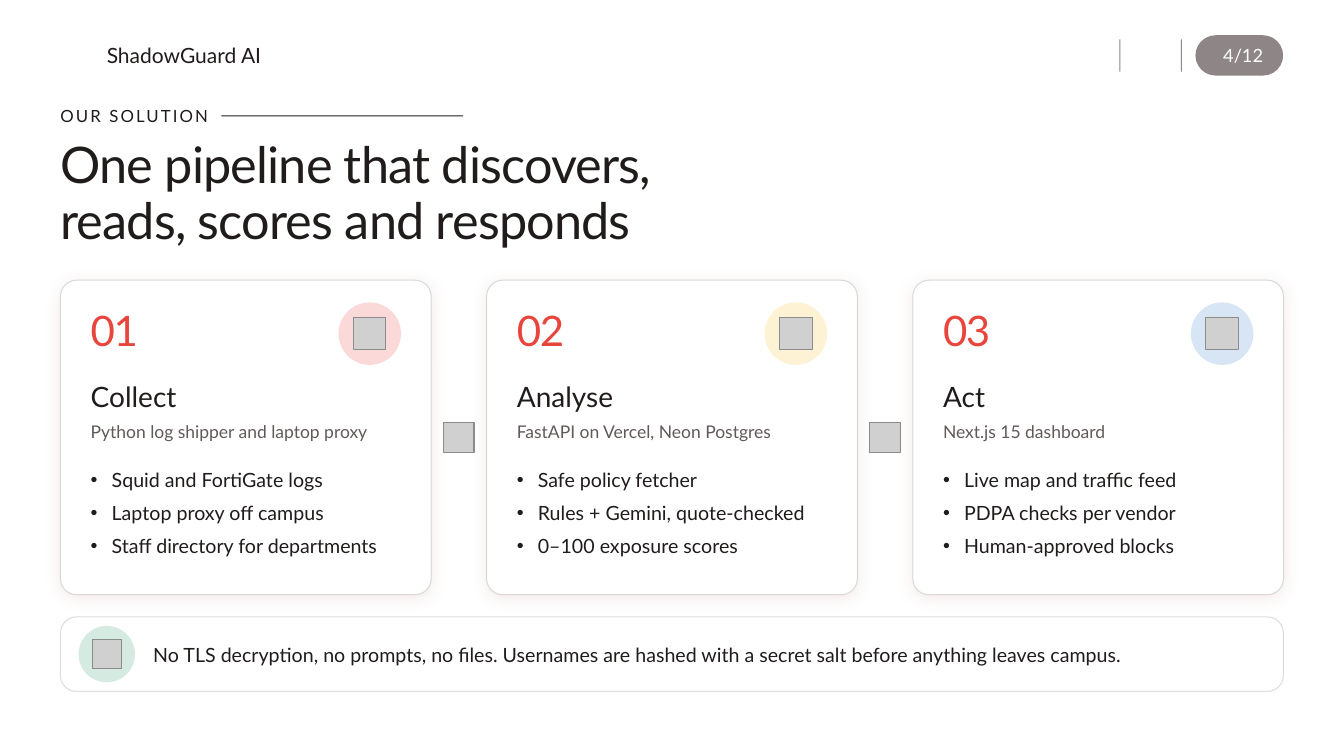
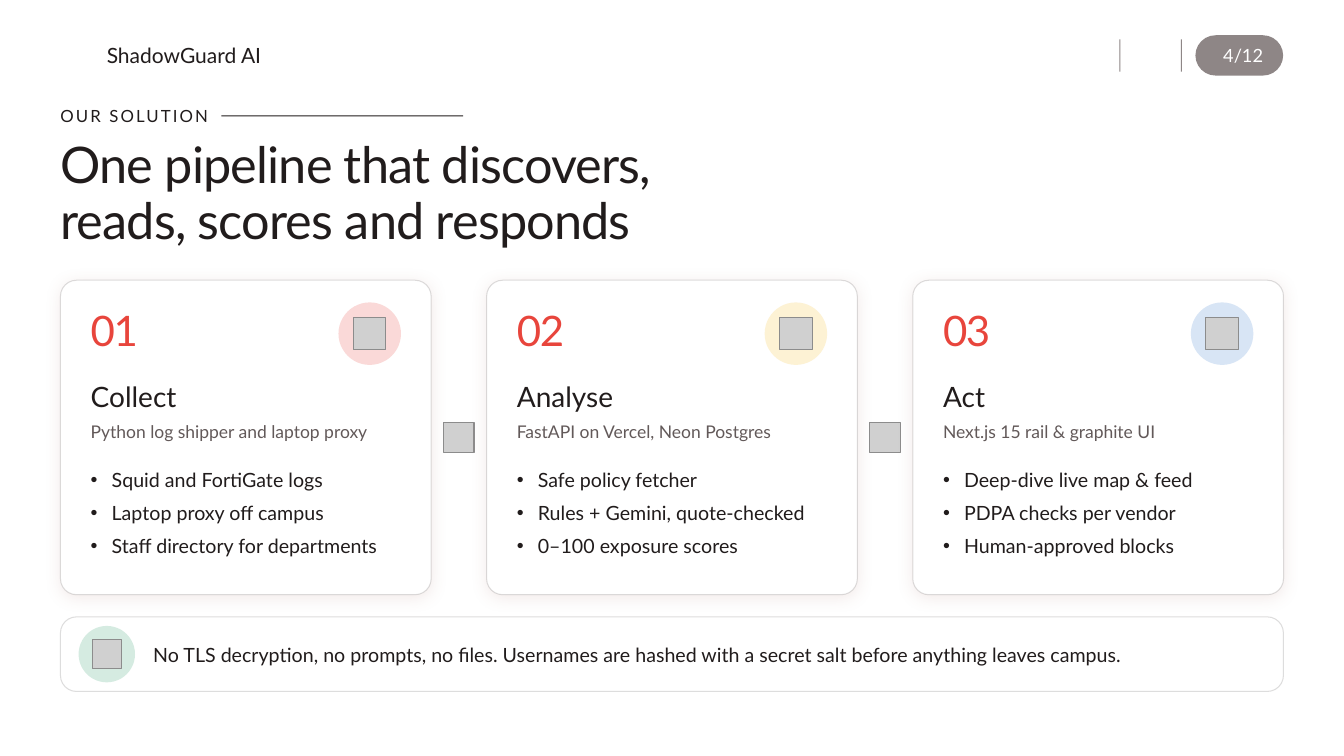
Before and after one commit to B0mb0cl4t5/shadowguard-ai, a slide deck: slide 4 of docs/ShadowGuard_Overview.pptx. Drawn at 1344x756 pixels with LibreOffice and Linux fonts; fonts in the diff are those of the drawing; grey boxes stand for pictures; background and template pictures are left out. Boxes give left, top, right and bottom in pixels: in the first picture for what was removed or moved away, otherwise in the second. Text is boxed around its words. In the diff, an @@ line names an element or a change of style, - is before the commit and + after.

Commit message:
docs: update README, screenshots, and presentation slides for the redesign
Update README with the section rail, open metric strip, neutral graphite theme, and deep-dive map pin locking. Update presentation slides 4 and 5 in ShadowGuard_Overview.pptx to match the new UI. Commit retaken screenshots and drawer polish.

```diff
--- a/docs/ShadowGuard_Overview.pptx
+++ b/docs/ShadowGuard_Overview.pptx
@@ text at (x1=943, y1=425, x2=1155, y2=441): text changed @@
-Next.js 15 dashboard
+Next.js 15 rail & graphite UI
@@ text at (x1=964, y1=472, x2=1192, y2=491): text changed @@
-• Live map and traffic feed
+• Deep-dive live map & feed
```
Also in this commit, not shown: 2 other slides changed, 15 other files.
